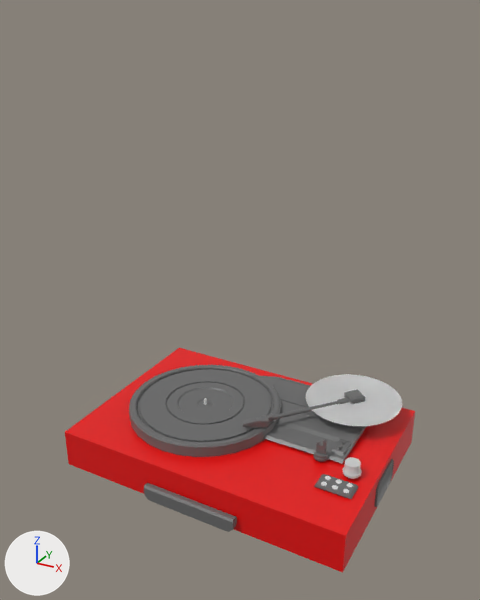
The FBX model assets/models/recordplayer2.fbx: old version first, new version second.
Rendered twice from a 50 mm lens placed at (0.0558, -0.1701, 0.0831), pointed at (0.0001, -0.069, 0.0325). Every picture has the same lights, and +X, +Y and +Z are marked at lower left. Where no turn or scale is listed for an object, it has been applied to the vertices.

The first picture shows 'Basis', 'Basis_handvaten', 'Basis_naald', 'Naald', 'Plaat', 'Platen_houder'.
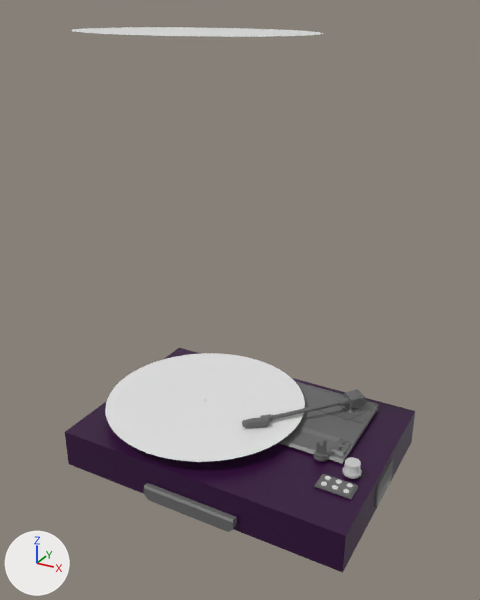
What the commit changed:
Material 'Mat.6' (mat_mat_6) changes colour from white #ffffff to white #e7e7e7; in linear values from (1.0, 1.0, 1.0) to (0.8, 0.8, 0.8).
Material 'Mat.7' (mat_mat_7) changes colour from white #ffffff to white #e7e7e7; in linear values from (1.0, 1.0, 1.0) to (0.8, 0.8, 0.8).
Material 'Mat' (mat_mat) changes colour from red #e60000 to dark purple #31003b; in linear values from (0.79, 0.0, 0.0) to (0.0311, 0.0, 0.0431).
Object 'Plaat' (ob_plaat) turns from (1, -41, -0.1) to (0, 0, 0) degrees about x, y and z.
Object 'Plaat' (ob_plaat) moves from (7.105, -26.91, -75.0) to (4.303, -27.05, -73.64).
Object 'Plaat' (ob_plaat) is rescaled from (1.0, 1.0, 1.0) to (2.1, 2.1, 2.1).
Object 'Plaat_1' (ob_plaat_1) moves from (7.105, -26.91, -75.0) to (4.332, -19.76, -73.65).
Object 'Plaat_1' (ob_plaat_1) turns from (1, -41, -0.1) to (0.3, 180, -0.7) degrees about x, y and z.
Object 'Plaat_1' (ob_plaat_1) is rescaled from (1.0, 1.0, 1.0) to (2.1, 2.1, 2.1).

Boxes (x1, y1, x2, y2) around the edits, measured in the pictures (480 x 600 px):
'Basis', recoloured (red to purple)
    both: (65, 348, 415, 573)
'Plaat', recoloured, moved, rescaled, turned
    before: (306, 374, 402, 426)
    after: (105, 353, 305, 462)
'Plaat_1', recoloured, moved, turned, rescaled (not visible before)
    after: (71, 27, 324, 37)
'Platen_houder', unchanged, covered by the edit
    before: (129, 365, 281, 457)
